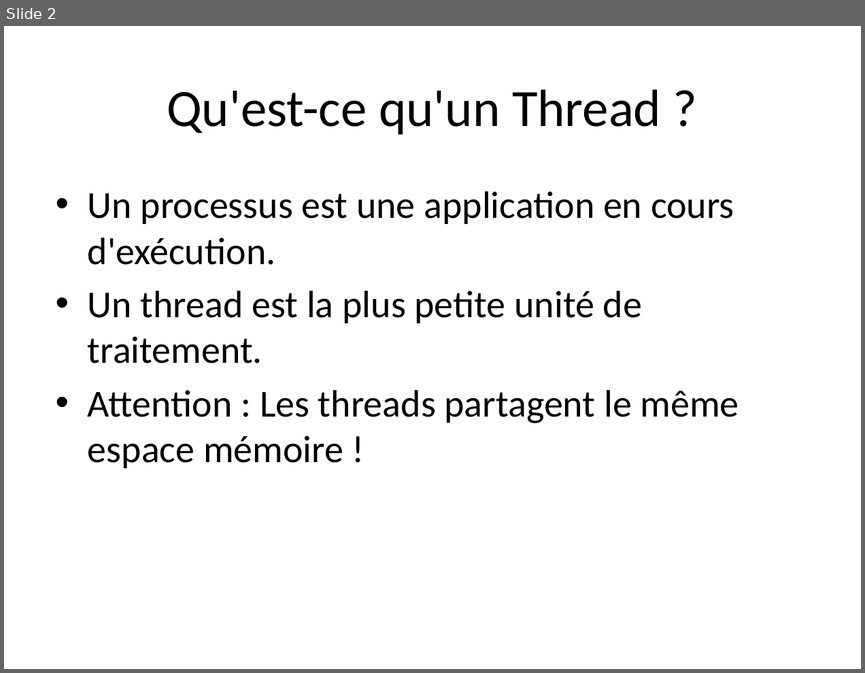
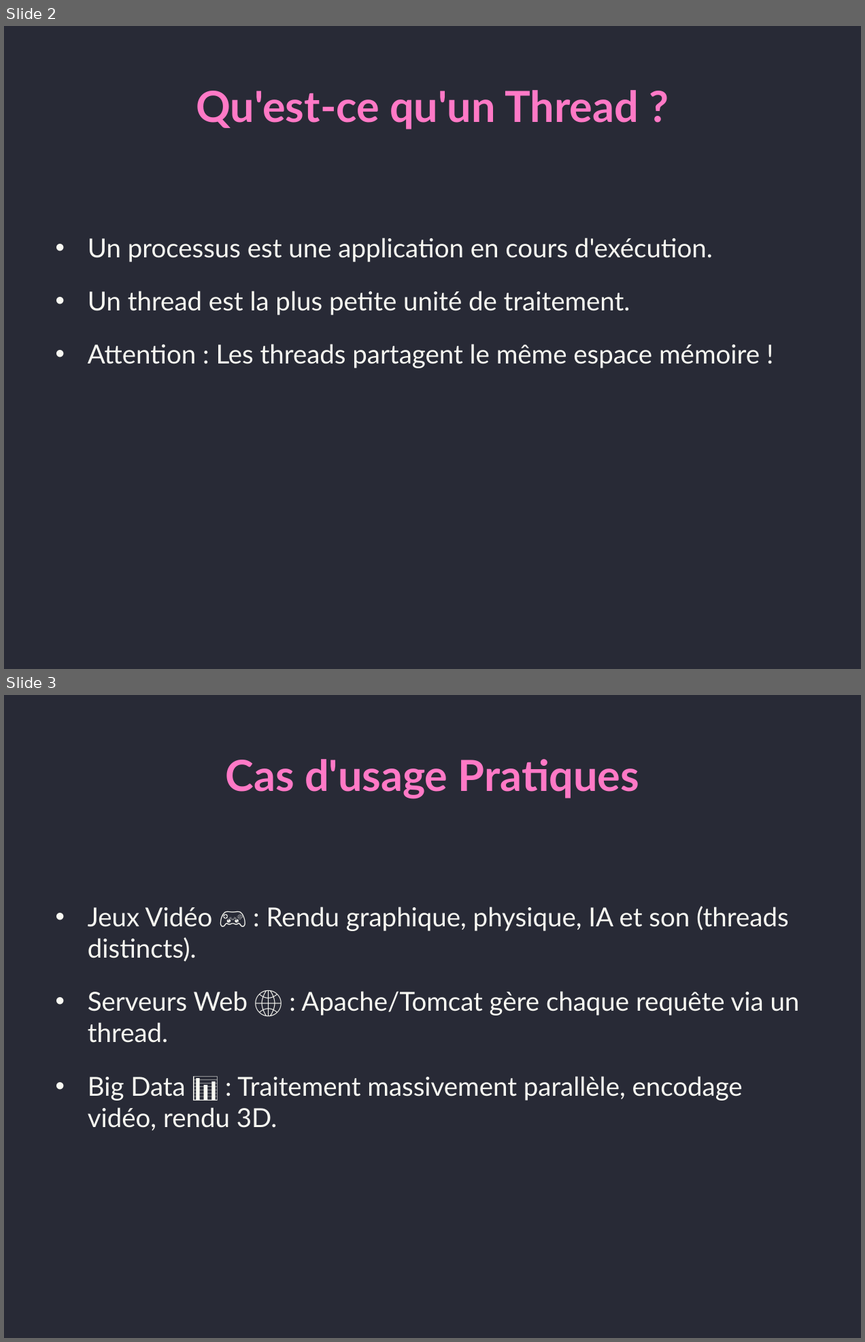
Before and after one commit to nacimoualla/presentation, a slide deck: presentation.pptx. Shown one above the other, each under a label of ours: slide 2 before the commit, slides 2 and 3 after it. The pictures are 865x673 and 865x1342 pixels, drawn with LibreOffice and Linux fonts; fonts in the diff are those of the drawing. Boxes give left, top, right and bottom in pixels: in the first picture for what was removed or moved away, otherwise in the second. Text is boxed around its words. In the diff, an @@ line names an element or a change of style, - is before the commit and + after.

```diff
--- a/presentation.pptx
+++ b/presentation.pptx
@@ slide 3 added at [4,695,861,1338], background #282A36 @@
@@ title added at [226,759,639,799], 36 pt, text #FF79C6, bold @@
+Cas d'usage Pratiques
@@ text added at [88,906,800,1130], 22 pt, text #F8F8F2 @@
+• Jeux Vidéo 🎮 : Rendu graphique, physique, IA et son (threads distincts).
+• Serveurs Web 🌐 : Apache/Tomcat gère chaque requête via un thread.
+• Big Data 📊 : Traitement massivement parallèle, encodage vidéo, rendu 3D.
@@ slide 2 changed as well @@
@@ background #FFFFFF to #282A36 @@
@@ title "Qu'est-ce qu'un Thread ?" at [196,90,638,129]: size 44 to 36 pt, font Calibri to Lato, text colour #000000 to #FF79C6, bold on @@
@@ text "Un processus est une application ..." at [88,237,759,368]: size 32 to 22 pt, font Calibri to Lato, text colour #000000 to #F8F8F2; more space between paragraphs @@
```
Also in this commit, not shown: 9 other slides changed, 1 other file.
